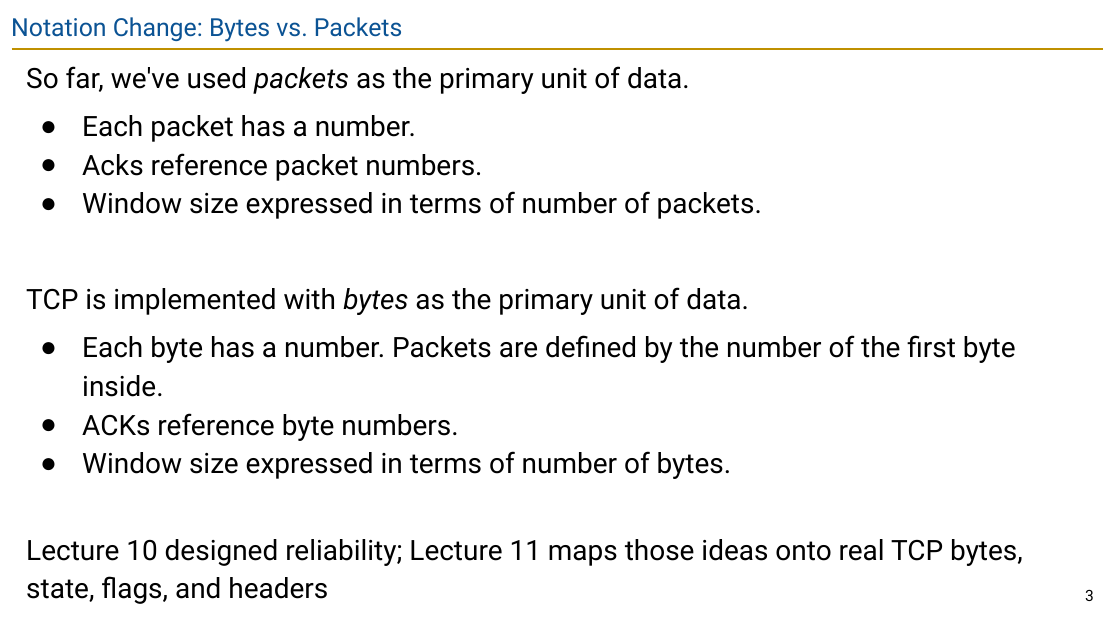
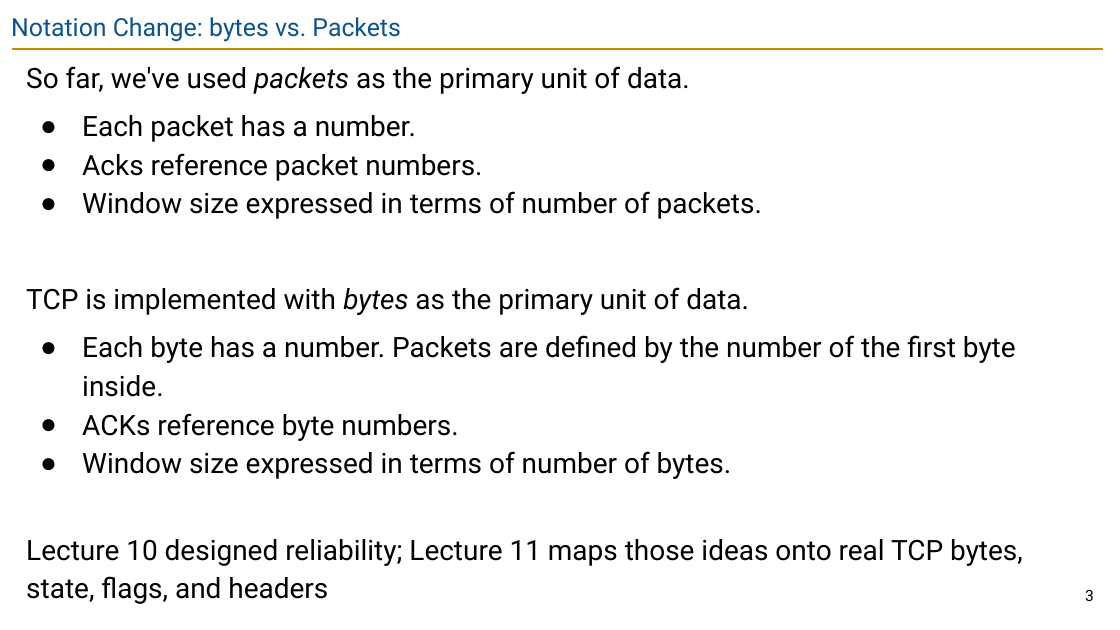
Before and after one commit to guhofstra/CSC175Sp26, a slide deck: slide 3 of PPTs/Lecture 11 - TCP Implementation.pptx. Drawn at 1120x630 pixels with LibreOffice and Linux fonts; fonts in the diff are those of the drawing. Boxes give left, top, right and bottom in pixels: in the first picture for what was removed or moved away, otherwise in the second. Text is boxed around its words. In the diff, an @@ line names an element or a change of style, - is before the commit and + after.

```diff
--- a/PPTs/Lecture 11 - TCP Implementation.pptx
+++ b/PPTs/Lecture 11 - TCP Implementation.pptx
@@ title at [11,17,400,42]: text changed @@
-Notation Change: Bytes vs. Packets
+Notation Change: bytes vs. Packets
```
Also in this commit, not shown: 8 other slides changed, 7 slides added, 13 other files.
